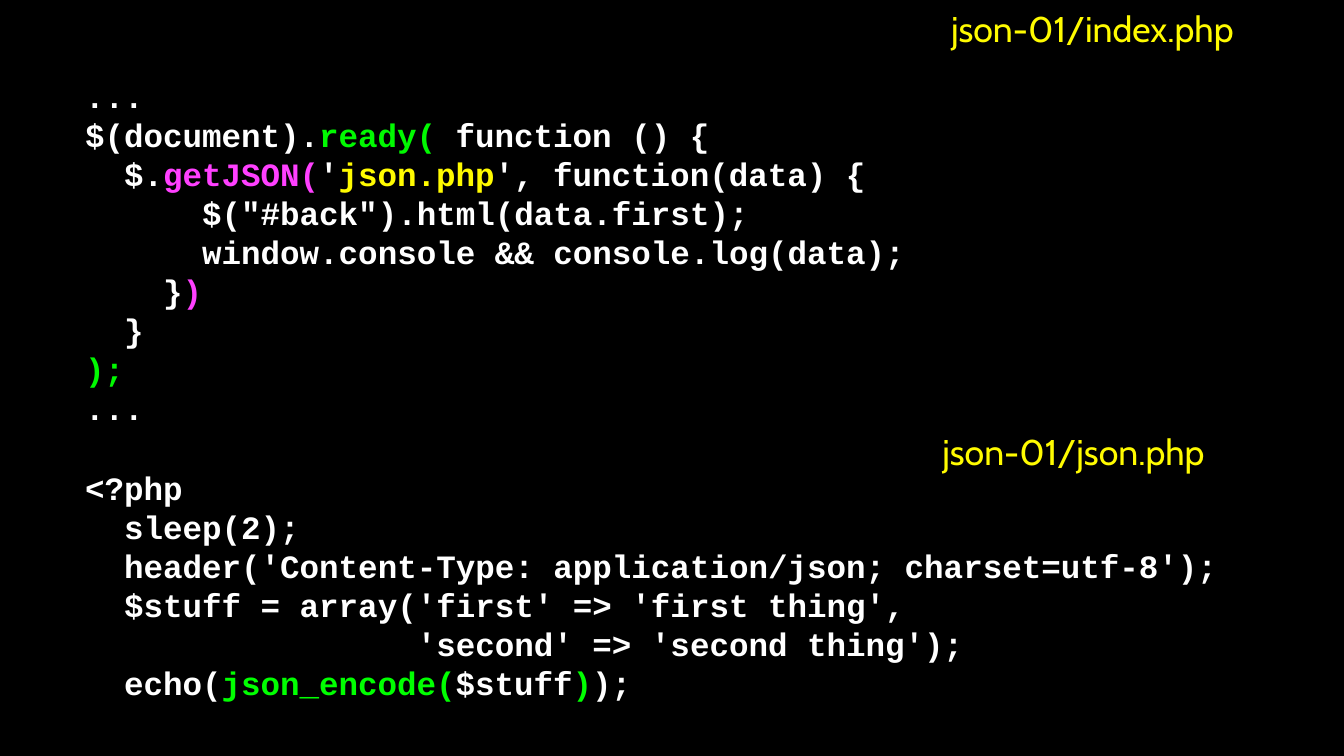
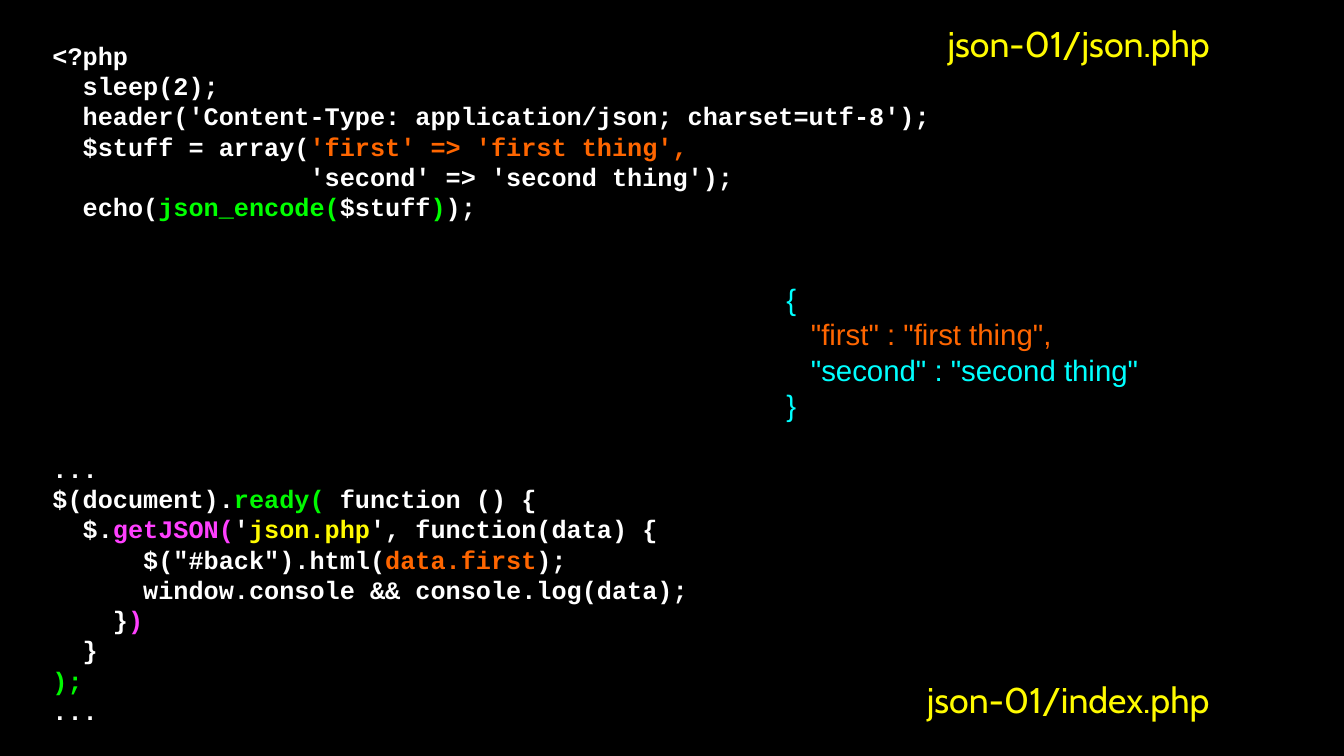
Before and after one commit to csev/wa4e, a slide deck: slide 8 of lectures/JS-04-JSON.ppt. Drawn at 1344x756 pixels with LibreOffice and Linux fonts; fonts in the diff are those of the drawing. Boxes give left, top, right and bottom in pixels: in the first picture for what was removed or moved away, otherwise in the second. Text is boxed around its words. In the diff, an @@ line names an element or a change of style, - is before the commit and + after.

```diff
--- a/lectures/JS-04-JSON.ppt
+++ b/lectures/JS-04-JSON.ppt
@@ free "json-01/json.php": place and size @@
-free "json-01/json.php" at <box>841,3,1344,52</box>
+free "json-01/json.php" at <box>827,18,1330,67</box>
@@ free "<?php": place and size @@
-free "<?php" at <box>81,490,1263,719</box>
+free "<?php" at <box>48,32,1231,261</box>
@@ free "<?php" at <box>48,32,1231,261</box>: size 31 to 24 pt; text colour #FFFFFF to #FF6600 in "array('first' => 'first thing'," @@
@@ text in free at <box>948,30,1210,65</box>: text changed @@
-json-01/index.php
+json-01/json.php
@@ text added at <box>811,323,1138,386</box>, 28 pt, text #00FFFF @@
+{
+"first" : "first thing",
+"second" : "second thing"
+}
@@ free "...": place and size @@
-free "..." at <box>81,82,1263,421</box>
+free "..." at <box>48,435,804,744</box>
@@ free "..." at <box>48,435,804,744</box>: size 31 to 24 pt; text colour #FFFFFF to #FF6600 in "$("#back").html(data.first);" @@
@@ free "json-01/index.php": place and size @@
-free "json-01/index.php" at <box>822,426,1325,475</box>
+free "json-01/index.php" at <box>817,674,1320,723</box>
@@ text in free at <box>927,686,1210,721</box>: text changed @@
-json-01/json.php
+json-01/index.php
```
Also in this commit, not shown: 2 other slides changed, 11 other files.
